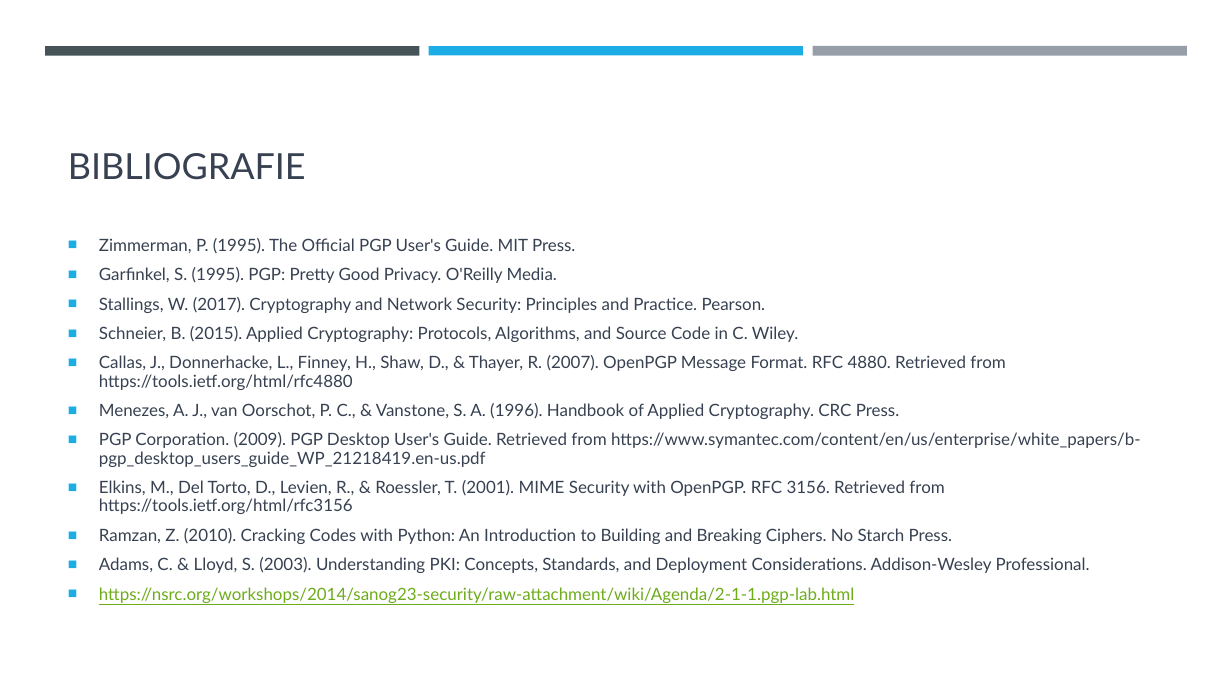
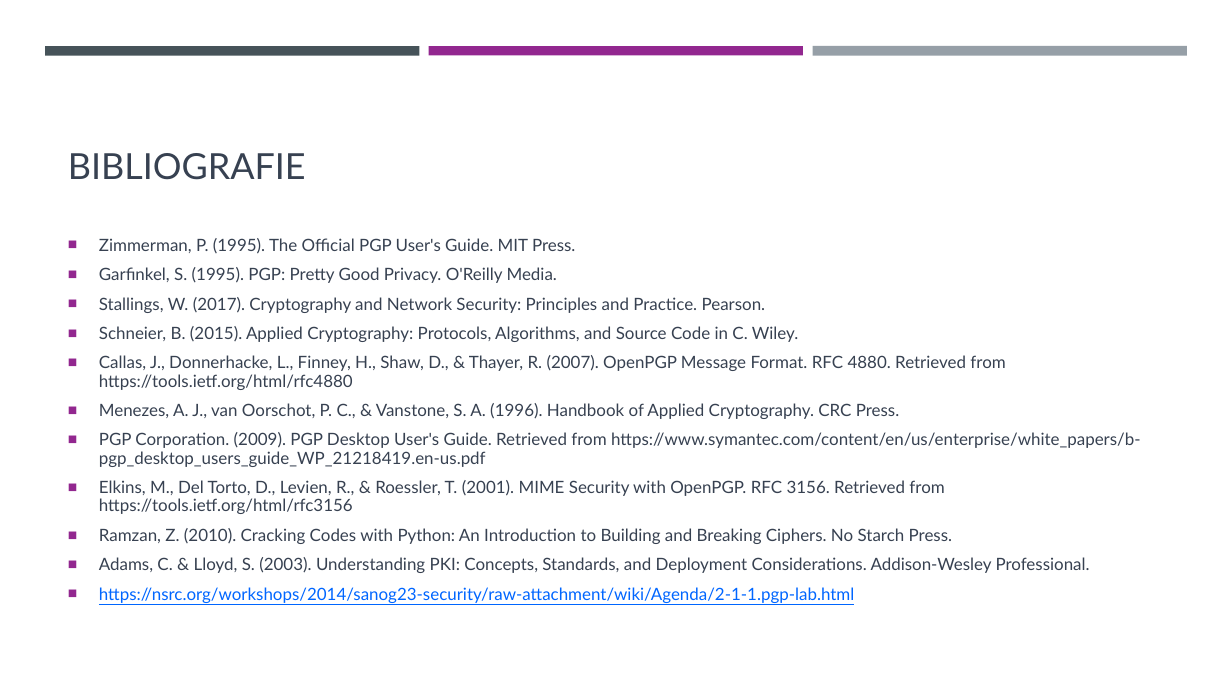
Before and after one commit to Brebu/pgp, a slide deck: slide 18 of Securizarea comunicării și protejarea datelor cu PGP -.pptx (slide 14 before the commit). Drawn at 1232x693 pixels with LibreOffice and Linux fonts; fonts in the diff are those of the drawing. Boxes give left, top, right and bottom in pixels: in the first picture for what was removed or moved away, otherwise in the second. Text is boxed around its words. In the diff, an @@ line names an element or a change of style, - is before the commit and + after.

```diff
--- a/Securizarea comunicării și protejarea datelor cu PGP -.pptx
+++ b/Securizarea comunicării și protejarea datelor cu PGP -.pptx
@@ rectangle at <box>429,46,803,55</box>: fill #1CADE4 to #92278F @@
@@ text "Zimmerman, P. (1995). The Official ..." at <box>99,238,1140,603</box>: text colour #6EAC1C to #0066FF in "https://nsrc.org/workshops/2014/sanog23-security/raw-attachm ..."; bullet colour #1CADE4 to #92278F @@
```
Also in this commit, not shown: 13 other slides changed, 4 slides added.
